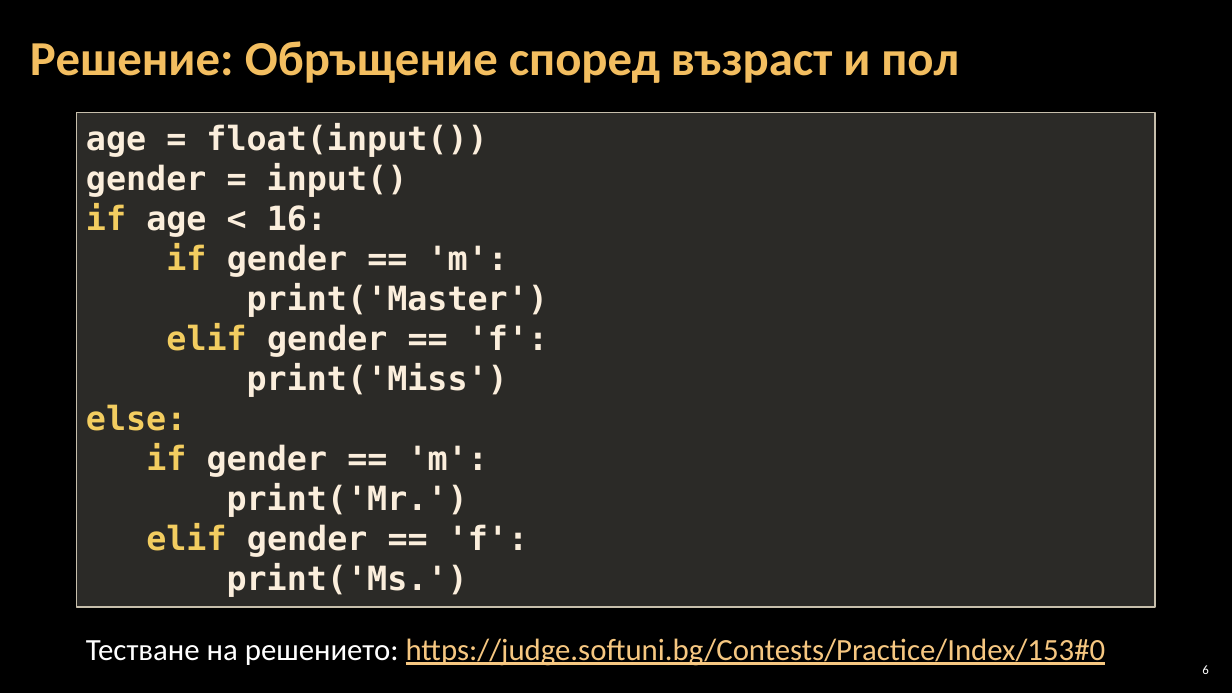
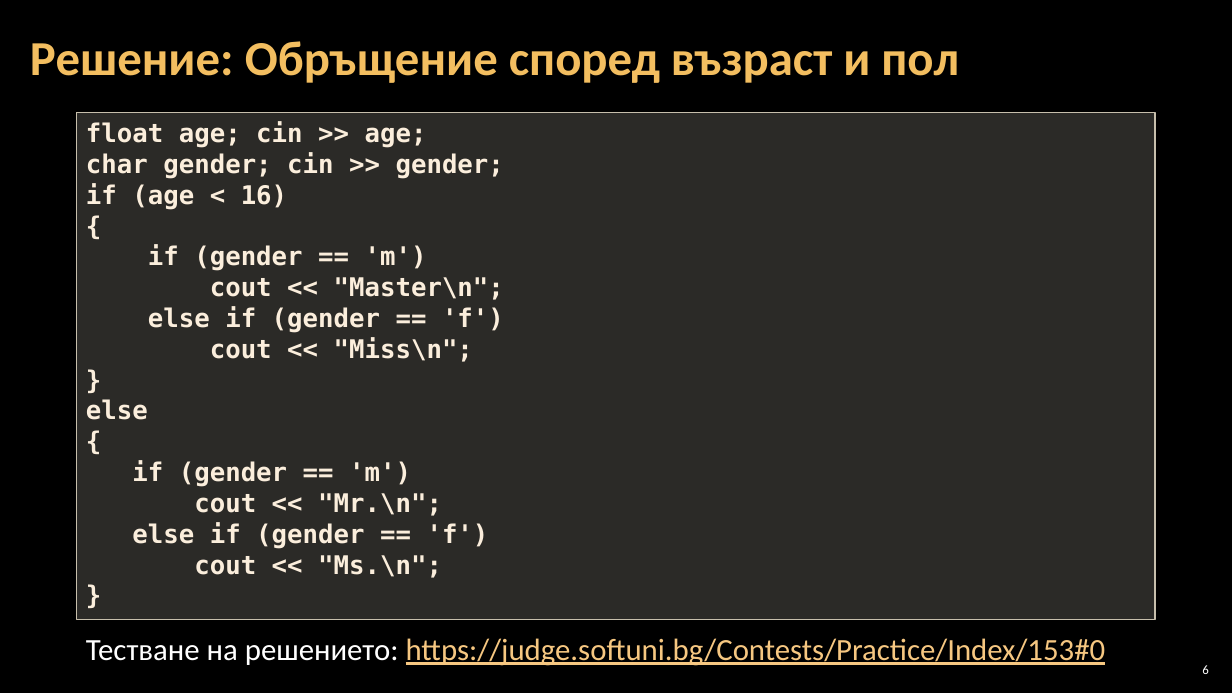
Before and after one commit to Software-University/C-plus-plus, a slide deck: slide 6 of 4. Complex-Conditions/4. Complex-Conditions.pptx. Drawn at 1232x693 pixels with LibreOffice and Linux fonts; fonts in the diff are those of the drawing; background and template pictures are left out. Boxes give left, top, right and bottom in pixels: in the first picture for what was removed or moved away, otherwise in the second. Text is boxed around its words. In the diff, an @@ line names an element or a change of style, - is before the commit and + after.

```diff
--- a/4. Complex-Conditions/4. Complex-Conditions.pptx
+++ b/4. Complex-Conditions/4. Complex-Conditions.pptx
@@ rectangle "float age; cin >> age;": place and size @@
-rectangle "float age; cin >> age;" at box(77, 113, 1155, 607)
+rectangle "float age; cin >> age;" at box(77, 113, 1155, 620)
@@ text in rectangle at box(86, 122, 504, 578): text changed; size 26 to 20 pt @@
-age = float(input())
-gender = input()
-if age < 16:
-if gender == 'm':
-print('Master')
-elif gender == 'f':
-print('Miss')
-else:
-if gender == 'm':
-print('Mr.')
-elif gender == 'f':
-print('Ms.')
+float age; cin >> age;
+char gender; cin >> gender;
+if (age < 16)
+{
+if (gender == 'm')
+cout << "Master\n";
+else if (gender == 'f')
+cout << "Miss\n";
+}
+else
+{
+if (gender == 'm')
+cout << "Mr.\n";
+else if (gender == 'f')
+cout << "Ms.\n";
+}
```
Also in this commit, not shown: 13 other slides changed.
